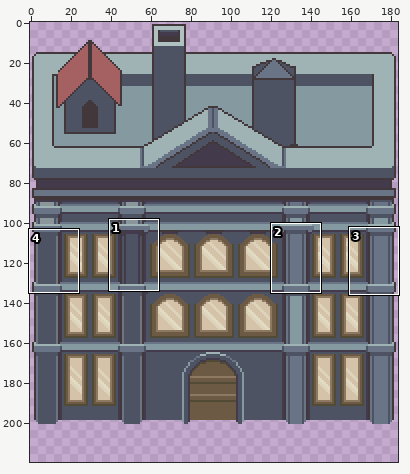
Sprite sheet, stored at assets/02_architecture/02_palud/paludBuildingCenterRight.png. Above, an overview of the earlier version with the close-up marked.
Close-up. As it was:
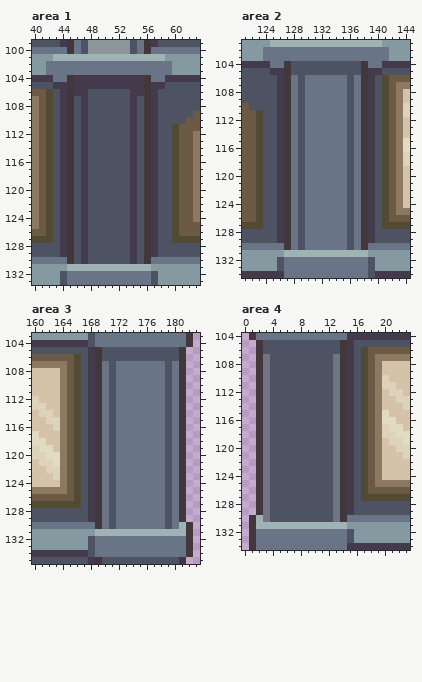
The file is 184x201 pixels. Colours within 5 levels of each other are drawn and written as one. Shown: area 1: x 40..63, y 99..133; area 2: x 121..144, y 101..134; area 3: x 160..183, y 103..135; area 4: x 0..23, y 104..134. The old version is drawn lined up with the new one, on the new canvas. The wide view leaves out empty margins. The commit also changed other parts of the picture, which this record leaves out.
The same view after the edit:
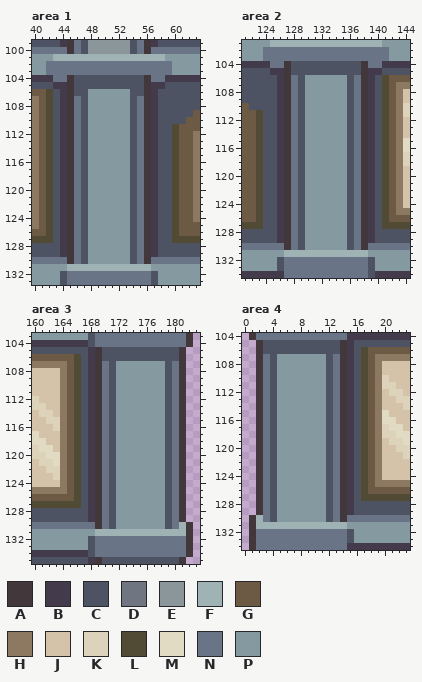
Palette (. is transparent): A #42373a  B #433a4b  C #4e5364  D #6f7681  E #8b969a  F #9fb3b5  G #6d5a45  H #8d7961  J #d4c3a9  K #ddd2ba  L #514a34  M #e2dbc4  N #697487  P #8599a0
From old to new:
canvas 184x201 -> 184x230
--- area 1
@@ x 44..57 @@
 103 NNNNNNNNNNNNNN
-104 NABBBBBBBBBBAN
-105 BABBBBBBBBBBAB
-106 BABBCCCCCCBBAB
-107 BACBCCCCCCBCAB
-108 BACBCCCCCCBCAB
-109 BACBCCCCCCBCAB
-110 BACBCCCCCCBCAB
-111 BACBCCCCCCBCAB
-112 BACBCCCCCCBCAB
-113 BACBCCCCCCBCAB
-114 BACBCCCCCCBCAB
-115 BACBCCCCCCBCAB
-116 BACBCCCCCCBCAB
-117 BACBCCCCCCBCAB
-118 BACBCCCCCCBCAB
-119 BACBCCCCCCBCAB
-120 BACBCCCCCCBCAB
-121 BACBCCCCCCBCAB
-122 BACBCCCCCCBCAB
-123 BACBCCCCCCBCAB
-124 BACBCCCCCCBCAB
-125 BACBCCCCCCBCAB
-126 BACBCCCCCCBCAB
-127 BACBCCCCCCBCAB
-128 BACBCCCCCCBCAB
-129 BACBCCCCCCBCAB
-130 NACBCCCCCCBCAN
+104 NACCCCCCCCCCAN
+105 BACCCCCCCCCCAB
+106 BACCPPPPPPCCAB
+107 BANCPPPPPPCNAB
+108 BANCPPPPPPCNAB
+109 BANCPPPPPPCNAB
+110 BANCPPPPPPCNAB
+111 BANCPPPPPPCNAB
+112 BANCPPPPPPCNAB
+113 BANCPPPPPPCNAB
+114 BANCPPPPPPCNAB
+115 BANCPPPPPPCNAB
+116 BANCPPPPPPCNAB
+117 BANCPPPPPPCNAB
+118 BANCPPPPPPCNAB
+119 BANCPPPPPPCNAB
+120 BANCPPPPPPCNAB
+121 BANCPPPPPPCNAB
+122 BANCPPPPPPCNAB
+123 BANCPPPPPPCNAB
+124 BANCPPPPPPCNAB
+125 BANCPPPPPPCNAB
+126 BANCPPPPPPCNAB
+127 BANCPPPPPPCNAB
+128 BANCPPPPPPCNAB
+129 BANCPPPPPPCNAB
+130 NANCPPPPPPCNAN
 131 PFFFFFFFFFFFFP
--- area 2
@@ x 128..137 @@
 105 CCCCCCCCCC
-106 NCNNNNNNCN
-107 NCNNNNNNCN
-108 NCNNNNNNCN
-109 NCNNNNNNCN
-110 NCNNNNNNCN
-111 NCNNNNNNCN
-112 NCNNNNNNCN
-113 NCNNNNNNCN
-114 NCNNNNNNCN
-115 NCNNNNNNCN
-116 NCNNNNNNCN
-117 NCNNNNNNCN
-118 NCNNNNNNCN
-119 NCNNNNNNCN
-120 NCNNNNNNCN
-121 NCNNNNNNCN
-122 NCNNNNNNCN
-123 NCNNNNNNCN
-124 NCNNNNNNCN
-125 NCNNNNNNCN
-126 NCNNNNNNCN
-127 NCNNNNNNCN
-128 NCNNNNNNCN
-129 NCNNNNNNCN
-130 NCNNNNNNCN
+106 NCPPPPPPCN
+107 NCPPPPPPCN
+108 NCPPPPPPCN
+109 NCPPPPPPCN
+110 NCPPPPPPCN
+111 NCPPPPPPCN
+112 NCPPPPPPCN
+113 NCPPPPPPCN
+114 NCPPPPPPCN
+115 NCPPPPPPCN
+116 NCPPPPPPCN
+117 NCPPPPPPCN
+118 NCPPPPPPCN
+119 NCPPPPPPCN
+120 NCPPPPPPCN
+121 NCPPPPPPCN
+122 NCPPPPPPCN
+123 NCPPPPPPCN
+124 NCPPPPPPCN
+125 NCPPPPPPCN
+126 NCPPPPPPCN
+127 NCPPPPPPCN
+128 NCPPPPPPCN
+129 NCPPPPPPCN
+130 NCPPPPPPCN
 131 FFFFFFFFFF
--- area 3
@@ x 170..180 @@
 106 CCCCCCCCCCC
-107 NCNNNNNNNCN
-108 NCNNNNNNNCN
-109 NCNNNNNNNCN
-110 NCNNNNNNNCN
-111 NCNNNNNNNCN
-112 NCNNNNNNNCN
-113 NCNNNNNNNCN
-114 NCNNNNNNNCN
-115 NCNNNNNNNCN
-116 NCNNNNNNNCN
-117 NCNNNNNNNCN
-118 NCNNNNNNNCN
-119 NCNNNNNNNCN
-120 NCNNNNNNNCN
-121 NCNNNNNNNCN
-122 NCNNNNNNNCN
-123 NCNNNNNNNCN
-124 NCNNNNNNNCN
-125 NCNNNNNNNCN
-126 NCNNNNNNNCN
-127 NCNNNNNNNCN
-128 NCNNNNNNNCN
-129 NCNNNNNNNCN
-130 NCNNNNNNNCN
+107 NCPPPPPPPCN
+108 NCPPPPPPPCN
+109 NCPPPPPPPCN
+110 NCPPPPPPPCN
+111 NCPPPPPPPCN
+112 NCPPPPPPPCN
+113 NCPPPPPPPCN
+114 NCPPPPPPPCN
+115 NCPPPPPPPCN
+116 NCPPPPPPPCN
+117 NCPPPPPPPCN
+118 NCPPPPPPPCN
+119 NCPPPPPPPCN
+120 NCPPPPPPPCN
+121 NCPPPPPPPCN
+122 NCPPPPPPPCN
+123 NCPPPPPPPCN
+124 NCPPPPPPPCN
+125 NCPPPPPPPCN
+126 NCPPPPPPPCN
+127 NCPPPPPPPCN
+128 NCPPPPPPPCN
+129 NCPPPPPPPCN
+130 NCPPPPPPPCN
 131 FFFFFFFFFFF
--- area 4
@@ x 1..15 @@
 106 .ACCCCCCCCCCCAB
-107 .ADCCCCCCCCCDAB
-108 .ADCCCCCCCCCDAB
-109 .ADCCCCCCCCCDAB
-110 .ADCCCCCCCCCDAB
-111 .ADCCCCCCCCCDAB
-112 .ADCCCCCCCCCDAB
-113 .ADCCCCCCCCCDAB
-114 .ADCCCCCCCCCDAB
-115 .ADCCCCCCCCCDAB
-116 .ADCCCCCCCCCDAB
-117 .ADCCCCCCCCCDAB
-118 .ADCCCCCCCCCDAB
-119 .ADCCCCCCCCCDAB
-120 .ADCCCCCCCCCDAB
-121 .ADCCCCCCCCCDAB
-122 .ADCCCCCCCCCDAB
-123 .ADCCCCCCCCCDAB
-124 .ADCCCCCCCCCDAB
-125 .ADCCCCCCCCCDAB
-126 .ADCCCCCCCCCDAB
-127 .ADCCCCCCCCCDAB
-128 .ADCCCCCCCCCDAB
-129 .ADCCCCCCCCCDAB
-130 AFDCCCCCCCCCDAN
+107 .ANCPPPPPPPCNAB
+108 .ANCPPPPPPPCNAB
+109 .ANCPPPPPPPCNAB
+110 .ANCPPPPPPPCNAB
+111 .ANCPPPPPPPCNAB
+112 .ANCPPPPPPPCNAB
+113 .ANCPPPPPPPCNAB
+114 .ANCPPPPPPPCNAB
+115 .ANCPPPPPPPCNAB
+116 .ANCPPPPPPPCNAB
+117 .ANCPPPPPPPCNAB
+118 .ANCPPPPPPPCNAB
+119 .ANCPPPPPPPCNAB
+120 .ANCPPPPPPPCNAB
+121 .ANCPPPPPPPCNAB
+122 .ANCPPPPPPPCNAB
+123 .ANCPPPPPPPCNAB
+124 .ANCPPPPPPPCNAB
+125 .ANCPPPPPPPCNAB
+126 .ANCPPPPPPPCNAB
+127 .ANCPPPPPPPCNAB
+128 .ANCPPPPPPPCNAB
+129 .ANCPPPPPPPCNAB
+130 AFNCPPPPPPPCNAN
 131 AFFFFFFFFFFFFFP
Boxes around the changes in both close-ups, in picture pixels (x1, y1, x2, y2):
changed: (74, 75, 144, 264)
changed: (305, 75, 347, 250)
changed: (116, 361, 165, 529)
changed: (263, 354, 340, 522)
